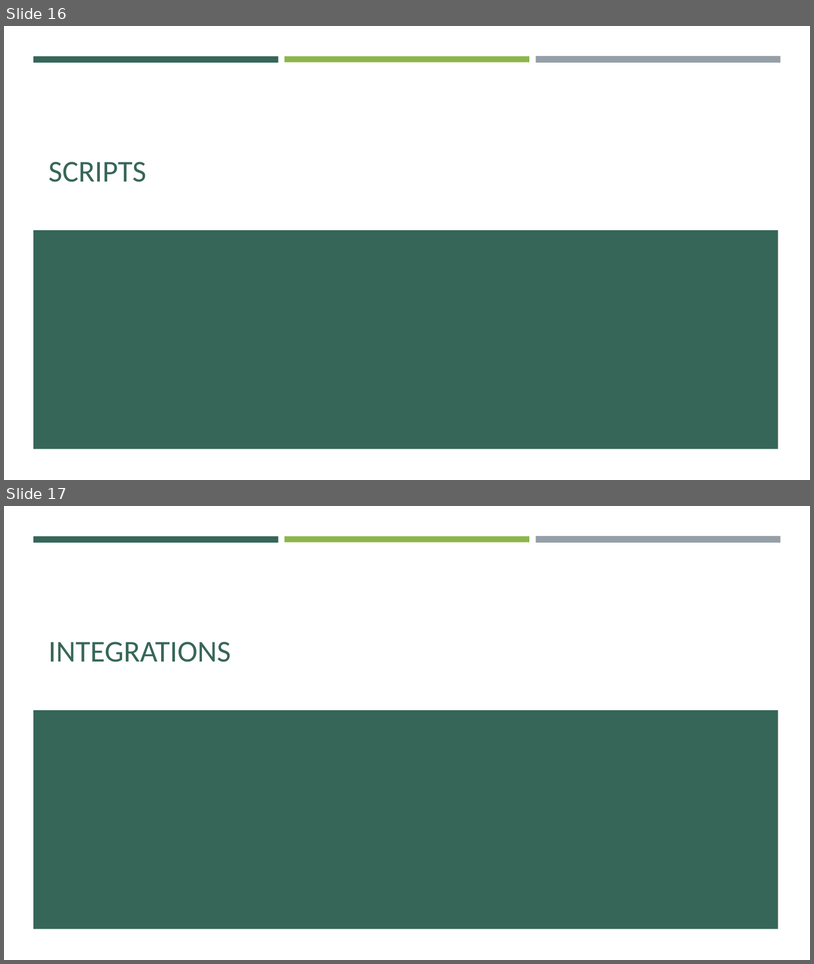
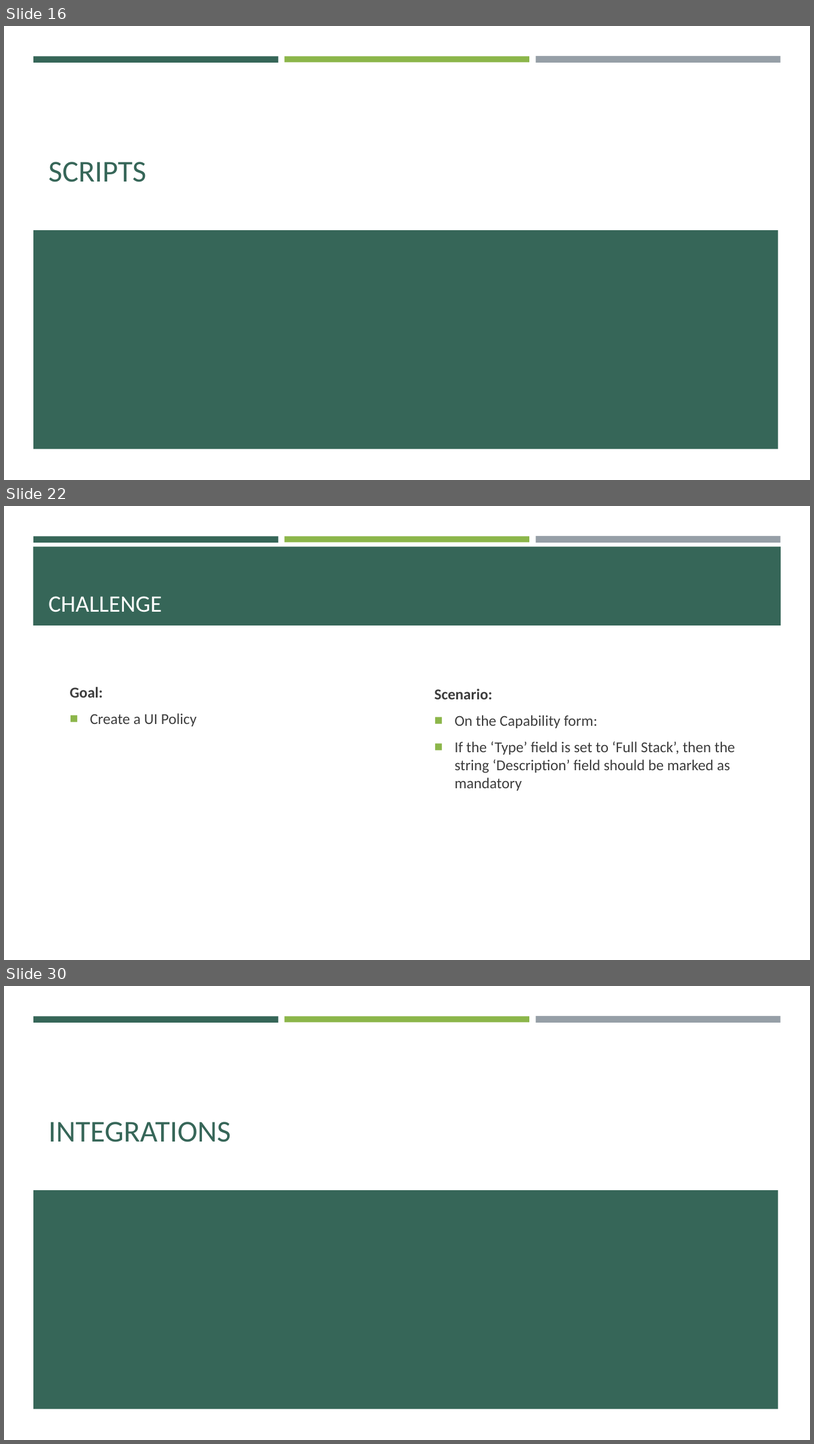
Before and after one commit to e-m-wilson/SNOW, a slide deck: Week_6/Data_Migration_&_Integration.pptx. Shown one above the other, each under a label of ours: slides 16 and 17 before the commit, slides 16, 22 and 30 after it; the slides between them are not shown. The pictures are 814x964 and 814x1444 pixels, drawn with LibreOffice and Linux fonts; fonts in the diff are those of the drawing. Boxes give left, top, right and bottom in pixels: in the first picture for what was removed or moved away, otherwise in the second. Text is boxed around its words. In the diff, an @@ line names an element or a change of style, - is before the commit and + after.

```diff
--- a/Week_6/Data_Migration_&_Integration.pptx
+++ b/Week_6/Data_Migration_&_Integration.pptx
@@ slide 22 added at (4, 506, 810, 960), background #FFFFFF; not listed: 3 template elements that a slide beside it also shows @@
@@ rectangle added at (33, 547, 782, 625), fill #366658 @@
@@ title added at (48, 596, 162, 612), 28 pt, text #FFFFFF @@
+CHALLENGE
@@ text added at (70, 687, 197, 726), 18 pt, text #3D3D3D @@
+Goal:
+■ Create a UI Policy
@@ text added at (435, 688, 735, 790), 18 pt, text #3D3D3D @@
+Scenario:
+■ On the Capability form:
+■ If the ‘Type’ field is set to ‘Full Stack’, then the string ‘Description’ field should be marked as mandatory
@@ what was slide 17 is now slide 30 @@
```
Also in this commit, not shown: 1 slide changed, 12 other slides added, 2 other files.
